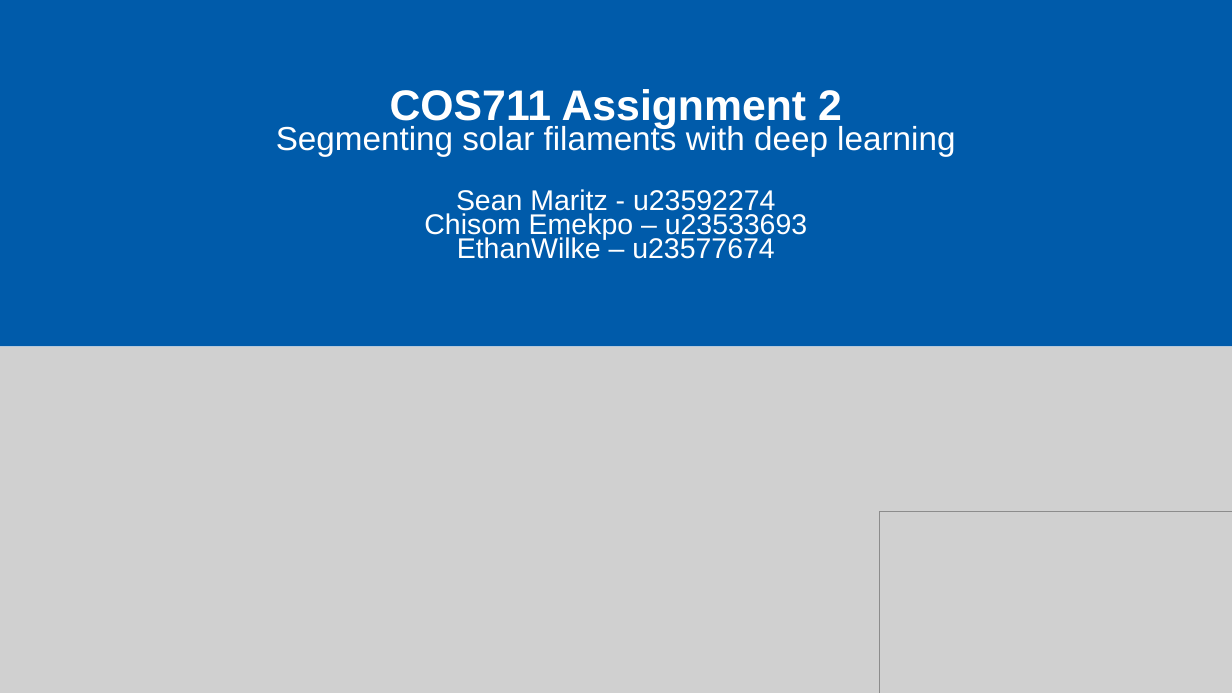
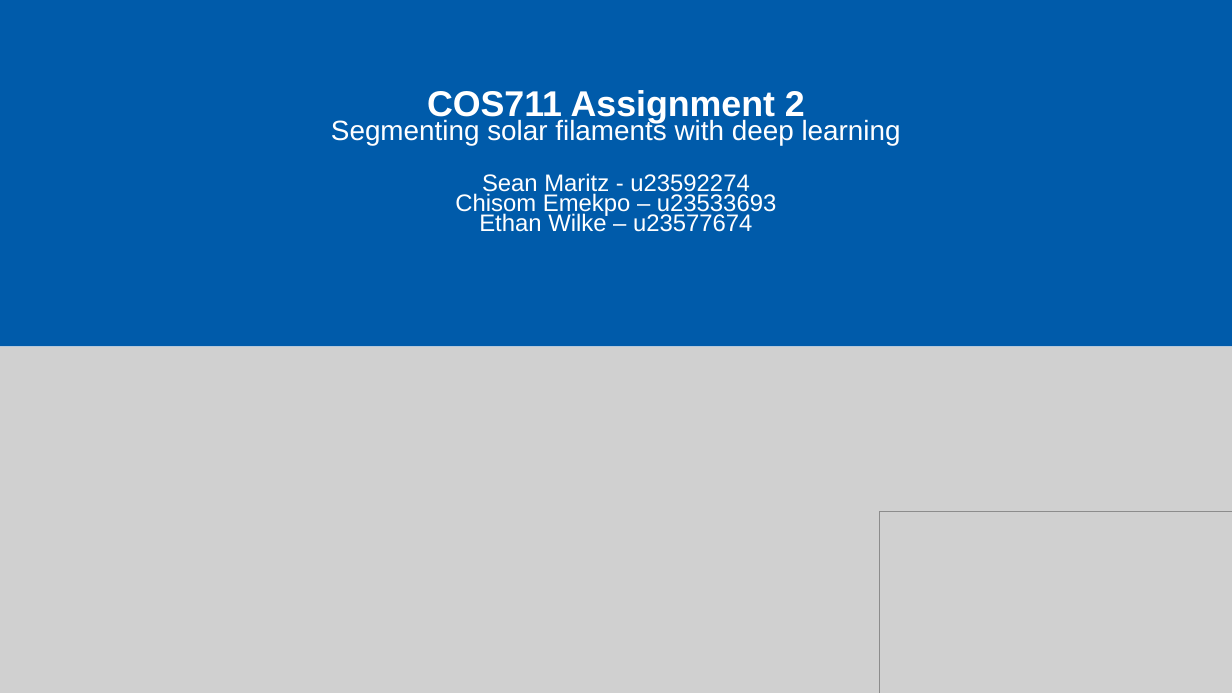
Before and after one commit to Sean-Mp/COS711-Solar-Filament, a slide deck: slide 1 of presentation/COS711_A2_Presentation.pptx. Drawn at 1232x693 pixels with LibreOffice and Linux fonts; fonts in the diff are those of the drawing; grey boxes stand for pictures. Boxes give left, top, right and bottom in pixels: in the first picture for what was removed or moved away, otherwise in the second. Text is boxed around its words. In the diff, an @@ line names an element or a change of style, - is before the commit and + after.

```diff
--- a/presentation/COS711_A2_Presentation.pptx
+++ b/presentation/COS711_A2_Presentation.pptx
@@ text at [331,90,901,217]: size 33.3 to 27.9 pt in "COS711 Assignment 2"; size 25.9 to 21.7 pt in "Segmenting solar filaments with deep learning"; size 22.2 to 18.6 pt in "Sean Maritz - u23592274", "Chisom Emekpo – u23533693" @@
@@ text at [479,212,752,232]: text changed; size 22.2 to 18.6 pt @@
-EthanWilke – u23577674
+Ethan Wilke – u23577674
```
Also in this commit, not shown: 9 other slides changed.
